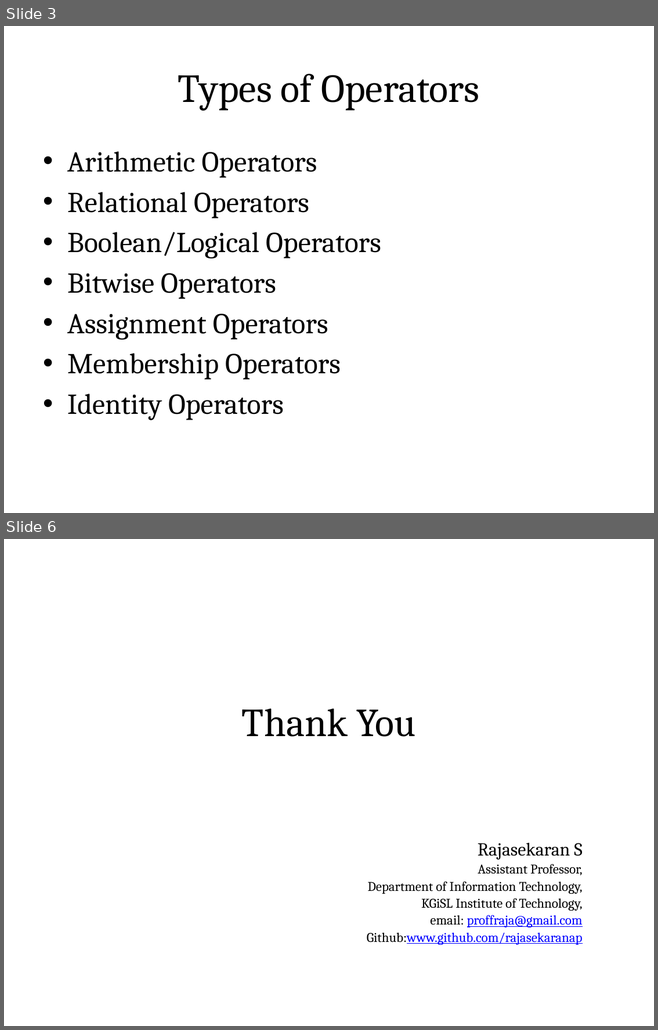
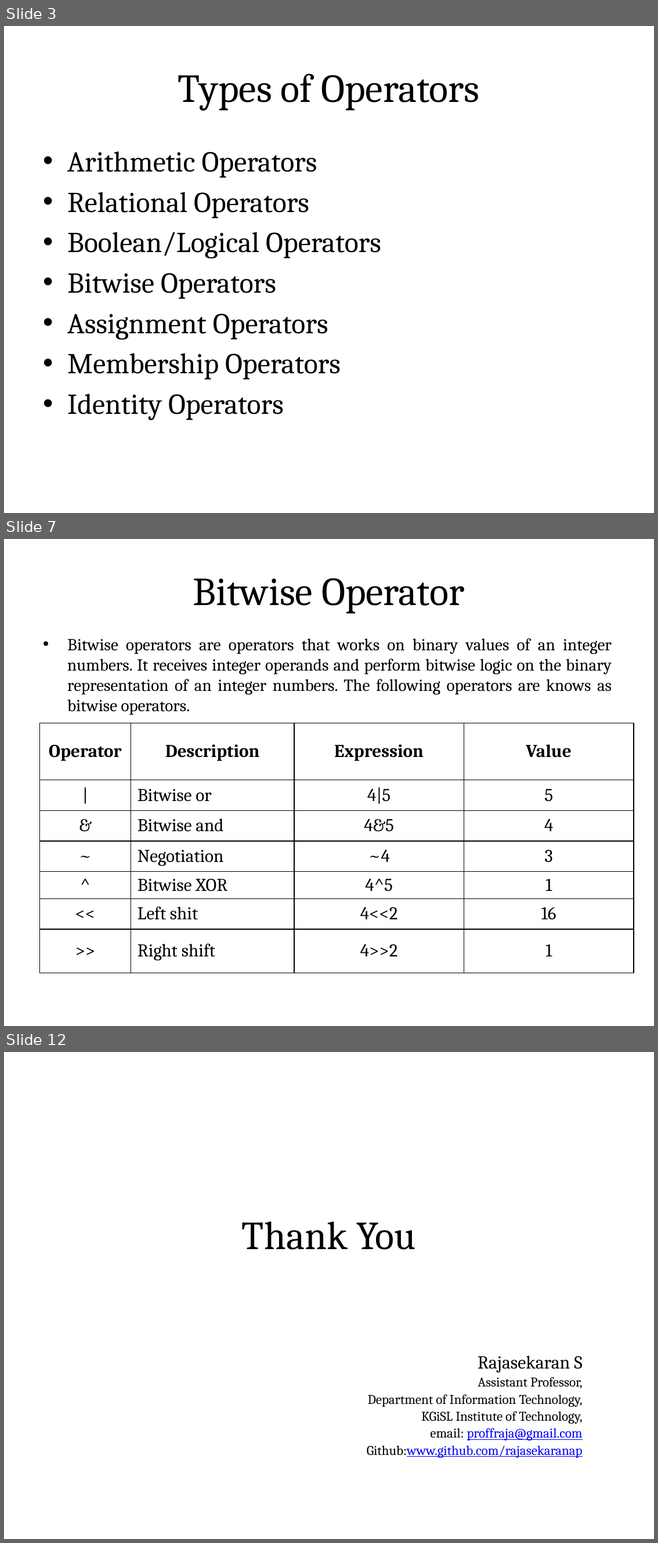
Before and after one commit to rajasekaran36/GE8151-Problem-Solving-and-Python-Programming, a slide deck: Slides/Unit 2/GE8151-U2-2-Operators.pptx. Shown one above the other, each under a label of ours: slides 3 and 6 before the commit, slides 3, 7 and 12 after it; the slides between them are not shown. The pictures are 658x1030 and 658x1543 pixels, drawn with LibreOffice and Linux fonts; fonts in the diff are those of the drawing. Boxes give left, top, right and bottom in pixels: in the first picture for what was removed or moved away, otherwise in the second. Text is boxed around its words. In the diff, an @@ line names an element or a change of style, - is before the commit and + after.

```diff
--- a/Slides/Unit 2/GE8151-U2-2-Operators.pptx
+++ b/Slides/Unit 2/GE8151-U2-2-Operators.pptx
@@ slide 7 added at [4, 539, 654, 1026], background #FFFFFF @@
@@ title added at [36, 559, 621, 620], fill gradient #DAFDA7 to #E4FCC2 to #F5FFE7, outline #98B955 0.75 pt, 44 pt, text #000000 @@
+Bitwise Operator
@@ text added at [67, 638, 611, 715], 18.8 pt, text #000000 @@
+• Bitwise operators are operators that works on binary values of an integer numbers. It receives integer operands and perform bitwise logic on the binary representation of an integer numbers. The following operators are knows as bitwise operators.
@@ table added at [40, 723, 633, 973], 7 rows, 4 columns @@
+Operator | Description | Expression | Value
+| | Bitwise or | 4|5 | 5
+& | Bitwise and | 4&5 | 4
+~ | Negotiation | ~4 | 3
+^ | Bitwise XOR | 4^5 | 1
+<< | Left shit | 4<<2 | 16
+>> | Right shift | 4>>2 | 1
@@ what was slide 6 is now slide 12 @@
```
Also in this commit, not shown: 2 slides changed, 5 other slides added, 30 other files.
